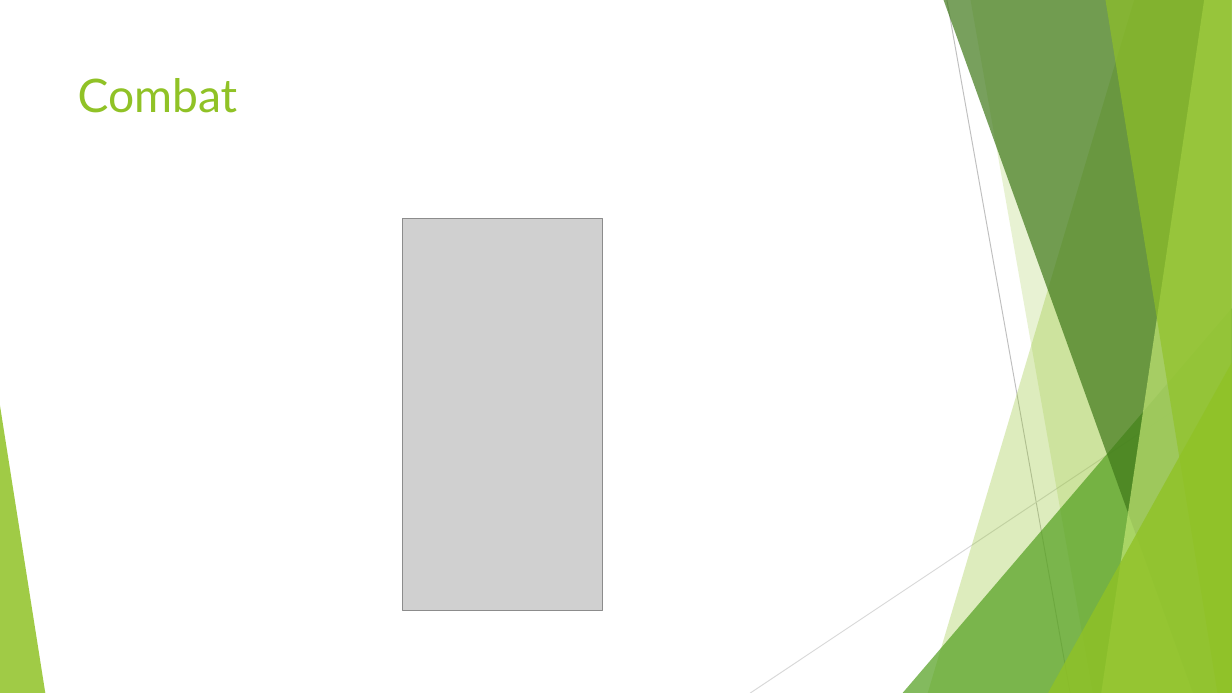
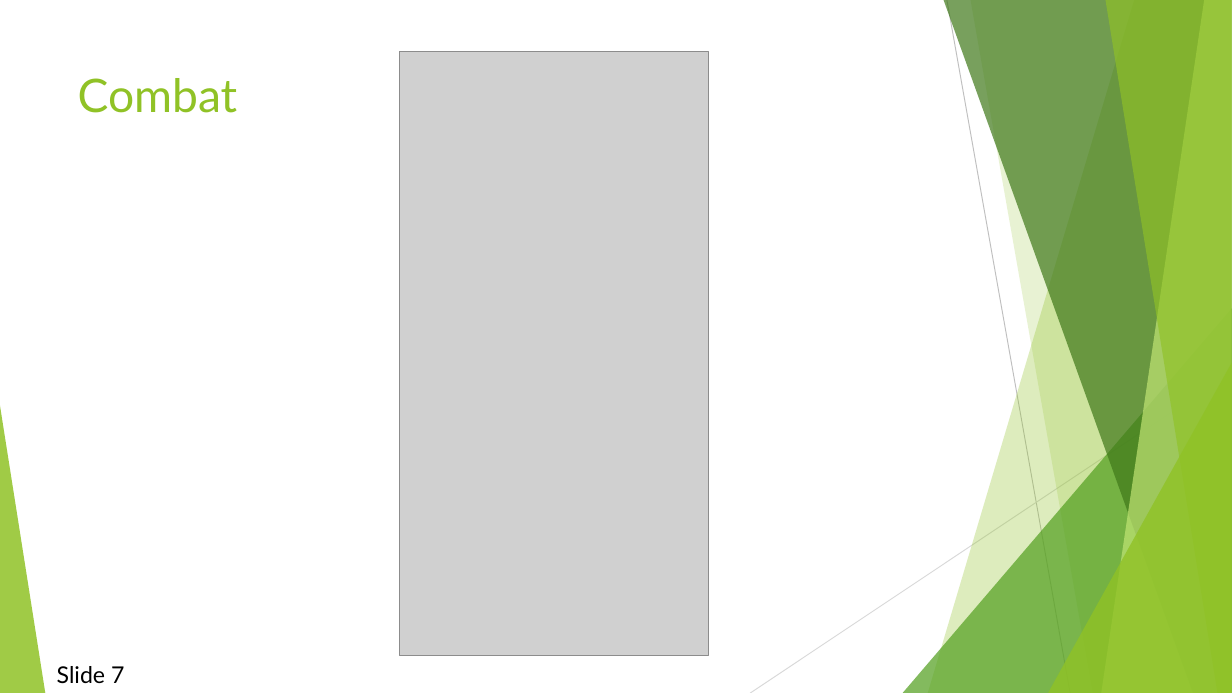
Before and after one commit to djcindric/Pathfinder-Player-Tool, a slide deck: slide 6 of Documentation/Demo 3.pptx. Drawn at 1232x693 pixels with LibreOffice and Linux fonts; fonts in the diff are those of the drawing; grey boxes stand for pictures. Boxes give left, top, right and bottom in pixels: in the first picture for what was removed or moved away, otherwise in the second. Text is boxed around its words. In the diff, an @@ line names an element or a change of style, - is before the commit and + after.

```diff
--- a/Documentation/Demo 3.pptx
+++ b/Documentation/Demo 3.pptx
@@ picture: place and size @@
-picture at [403,218,604,610]
+picture at [399,51,708,655]
@@ text added at [57,666,124,684], 18 pt, text #000000 @@
+Slide 7
```
Also in this commit, not shown: 4 other slides changed.
